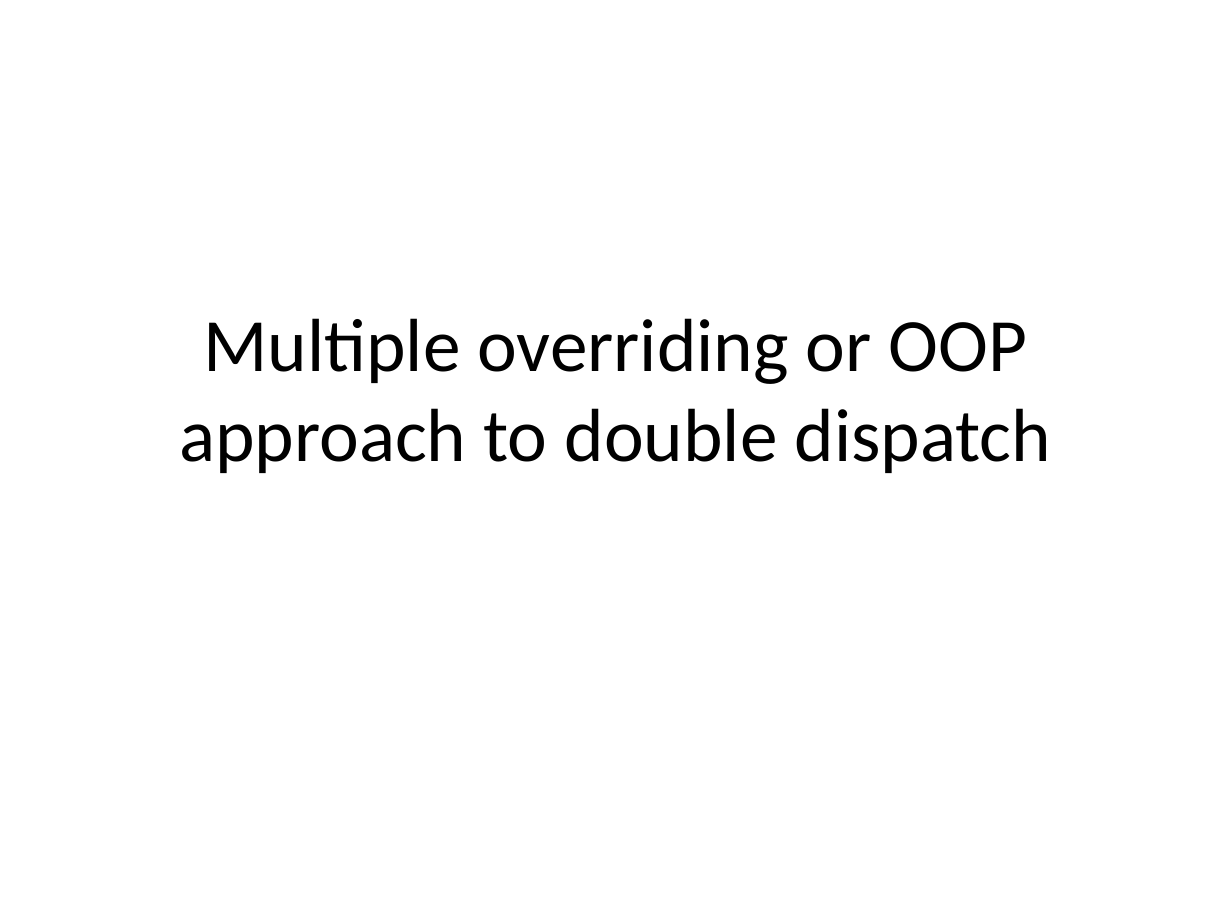
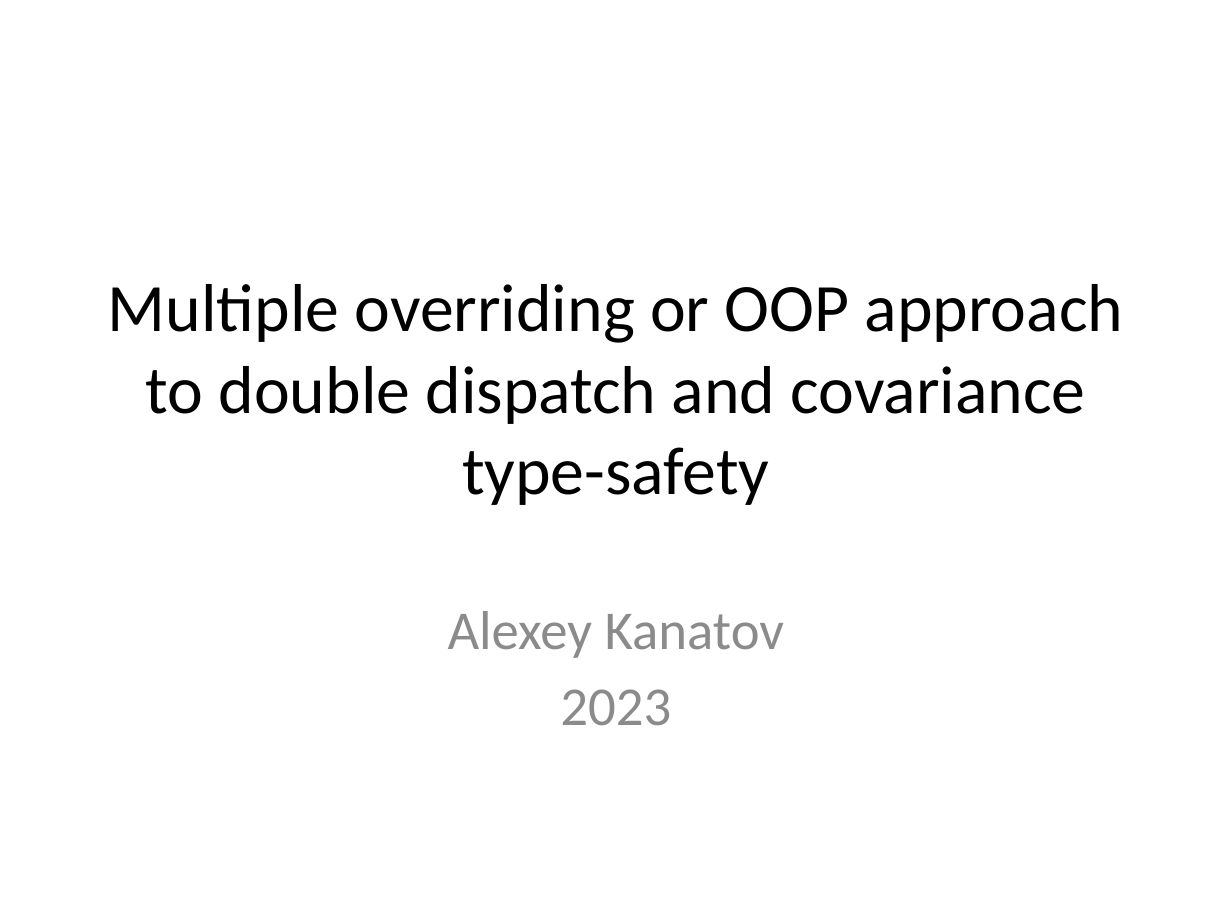
Before and after one commit to akanatov/SLang-, a slide deck: slide 1 of Docs/Multiple overriding or OOP approach to double dispatch.pptx. Drawn at 1232x924 pixels with LibreOffice and Linux fonts; fonts in the diff are those of the drawing. Boxes give left, top, right and bottom in pixels: in the first picture for what was removed or moved away, otherwise in the second. Text is boxed around its words. In the diff, an @@ line names an element or a change of style, - is before the commit and + after.

Commit message:
Multiple overring

```diff
--- a/Docs/Multiple overriding or OOP approach to double dispatch.pptx
+++ b/Docs/Multiple overriding or OOP approach to double dispatch.pptx
@@ title at (108, 284, 1124, 505): text changed; size 44 to 39.6 pt @@
-Multiple overriding or OOP approach to double dispatch
+Multiple overriding or OOP approach to double dispatch and covariance type-safety
@@ subtitle added at (448, 611, 785, 726), 32 pt, text #8C8C8C @@
+Alexey Kanatov
+2023
```
Also in this commit, not shown: 2 other slides changed, 5 slides added.
